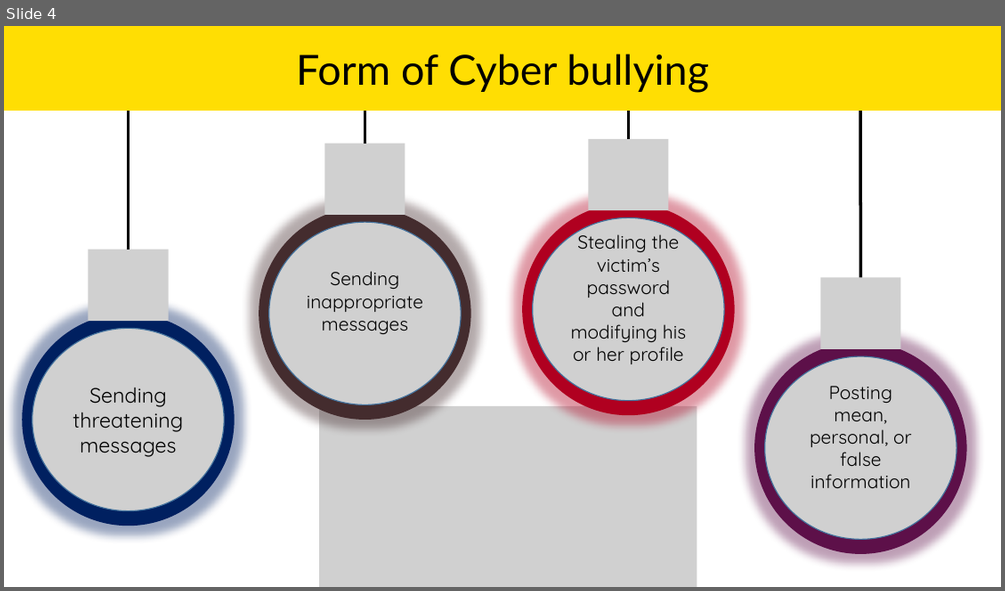
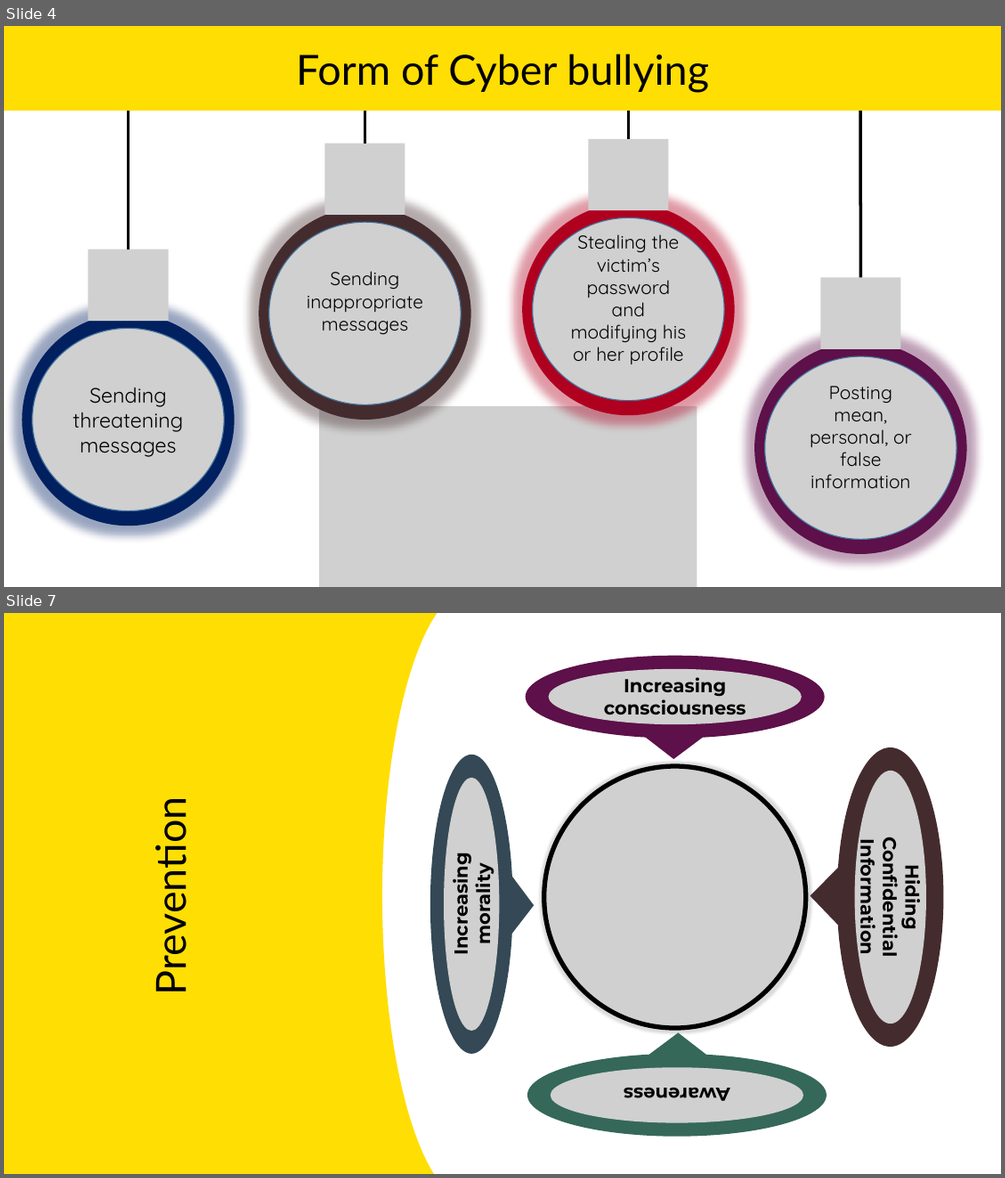
Before and after one commit to atiqahammed/6th-semester, a slide deck: 603-ET/social networking ethical issues.pptx. Shown one above the other, each under a label of ours: slide 4 before the commit, slides 4 and 7 after it; the slides between them are not shown. The pictures are 1005x591 and 1005x1178 pixels, drawn with LibreOffice and Linux fonts; fonts in the diff are those of the drawing; grey boxes stand for pictures. Boxes give left, top, right and bottom in pixels: in the first picture for what was removed or moved away, otherwise in the second. Text is boxed around its words. In the diff, an @@ line names an element or a change of style, - is before the commit and + after.

```diff
--- a/603-ET/social networking ethical issues.pptx
+++ b/603-ET/social networking ethical issues.pptx
@@ slide 7 added at (4, 613, 1001, 1174), background #FFFFFF @@
@@ flow chart online storage added at (4, 613, 472, 1174), fill #FFDE03 @@
@@ rectangle added at (91, 656, 248, 1136), 40 pt, text #000000 @@
+Prevention
@@ group added at (430, 656, 943, 1135): 5 pictures, 4 speech bubbles @@
+Increasing consciousness
+Increasing morality
+Hiding Confidential Information
+Awareness
```
Also in this commit, not shown: 1 slide changed, 3 other slides added, 1 slide removed, 12 other files.
